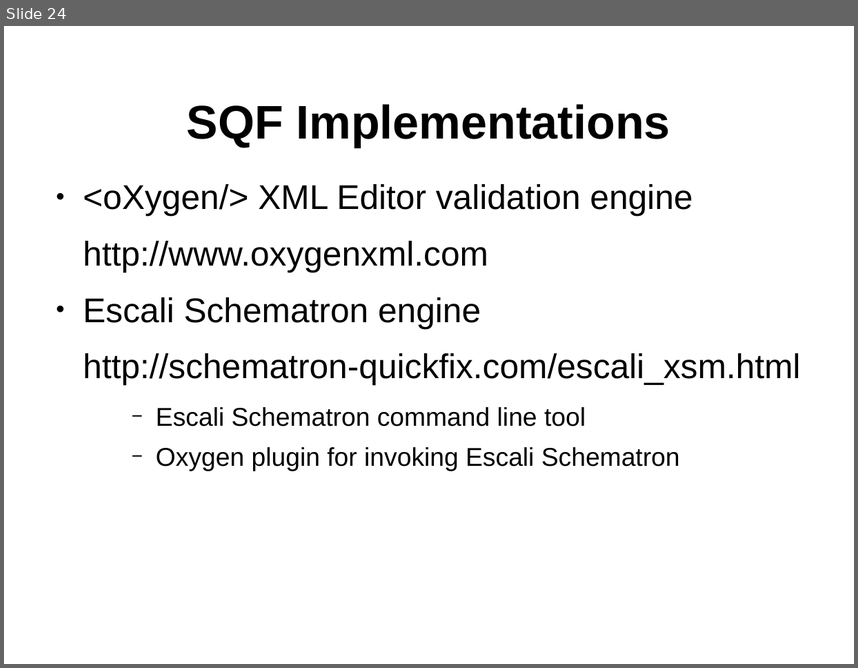
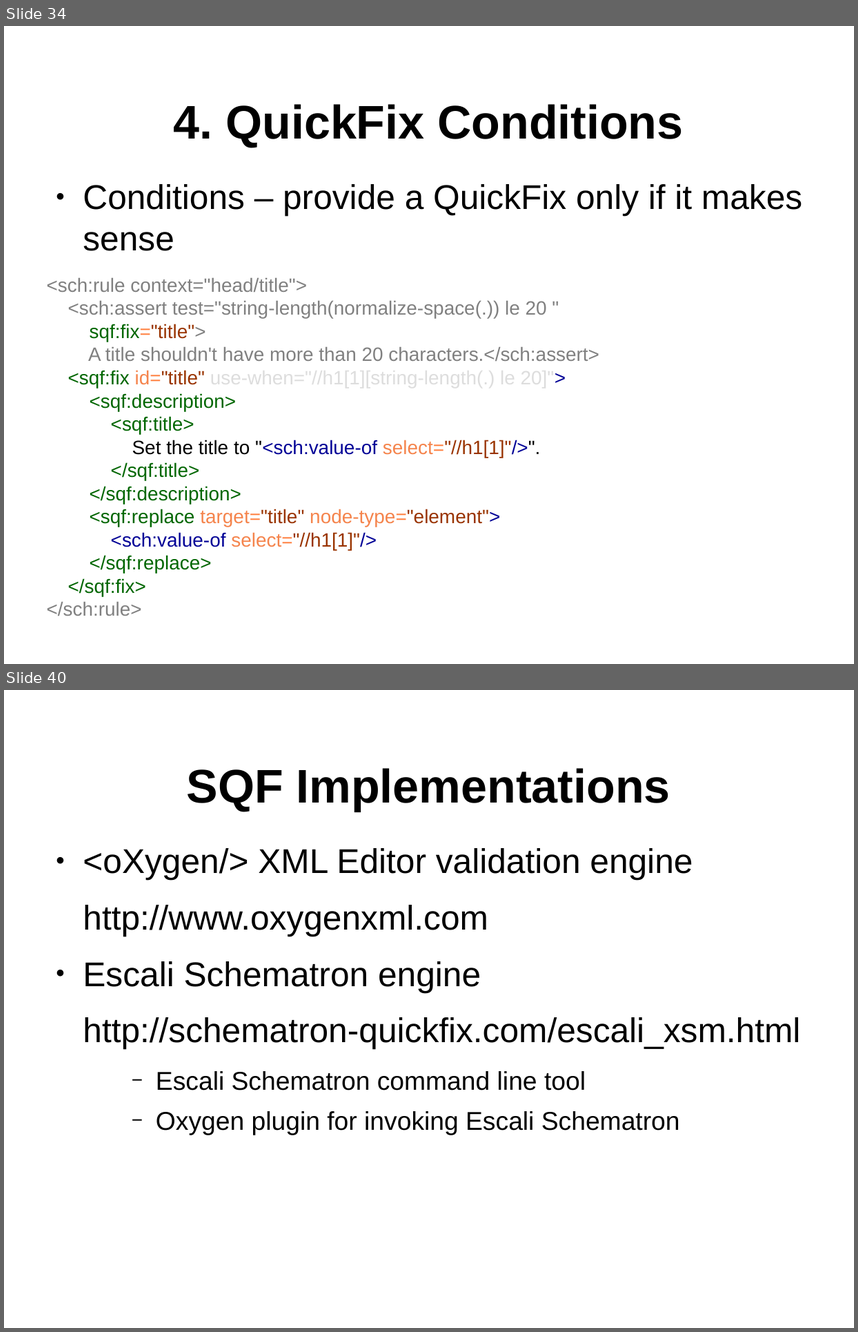
Before and after one commit to octavianN/Schematron-QuickFix-Language-Presentation, a slide deck: Final/SQF.odp. Shown one above the other, each under a label of ours: slide 24 before the commit, slides 34 and 40 after it; the slides between them are not shown. The pictures are 858x668 and 858x1332 pixels, drawn with LibreOffice and Linux fonts; fonts in the diff are those of the drawing; background and template pictures are left out. Boxes give left, top, right and bottom in pixels: in the first picture for what was removed or moved away, otherwise in the second. Text is boxed around its words. In the diff, an @@ line names an element or a change of style, - is before the commit and + after.

```diff
--- a/Final/SQF.odp
+++ b/Final/SQF.odp
@@ slide 34 added at <box>4,26,854,664</box>, background #FFFFFF; not listed: 1 template element that a slide beside it also shows @@
@@ title added at <box>174,104,683,147</box>, 44 pt, text #000000, bold @@
+4. QuickFix Conditions
@@ text added at <box>47,184,802,596</box>, 18 pt, text #808080 @@
+● Conditions – provide a QuickFix only if it makes sense
+<sch:rule context="head/title">
+<sch:assert test="string-length(normalize-space(.)) le 20 "
+sqf:fix="title">
+A title shouldn't have more than 20 characters.</sch:assert>
+<sqf:fix id="title" use-when="//h1[1][string-length(.) le 20]">
+<sqf:description>
+<sqf:title>
+Set the title to "<sch:value-of select="//h1[1]"/>".
+</sqf:title>
+</sqf:description>
+<sqf:replace target="title" node-type="element">
+<sch:value-of select="//h1[1]"/>
+</sqf:replace>
+</sqf:fix>
+</sch:rule>
@@ what was slide 24 is now slide 40 @@
```
Also in this commit, not shown: 8 slides changed, 16 other slides added, 1 slide removed, 2 other files.
